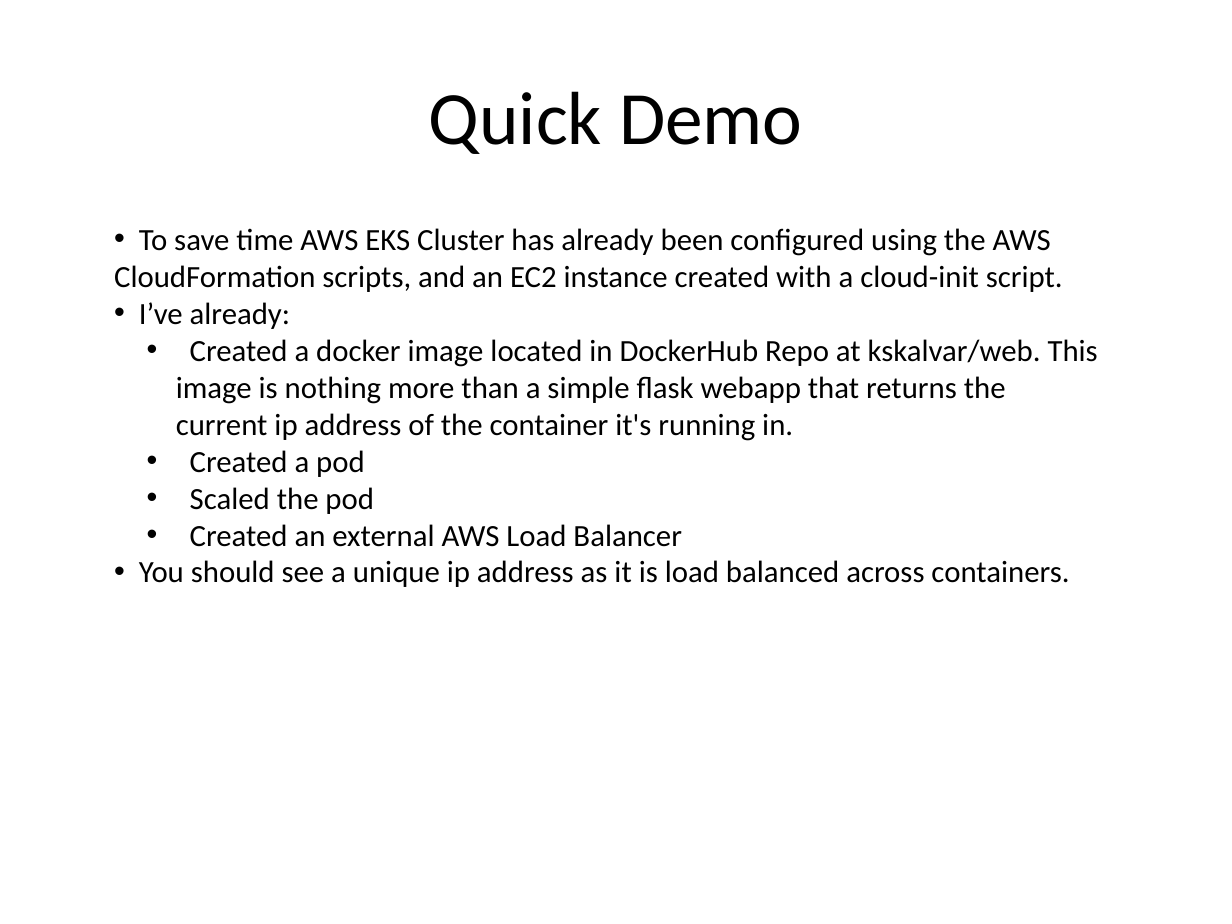
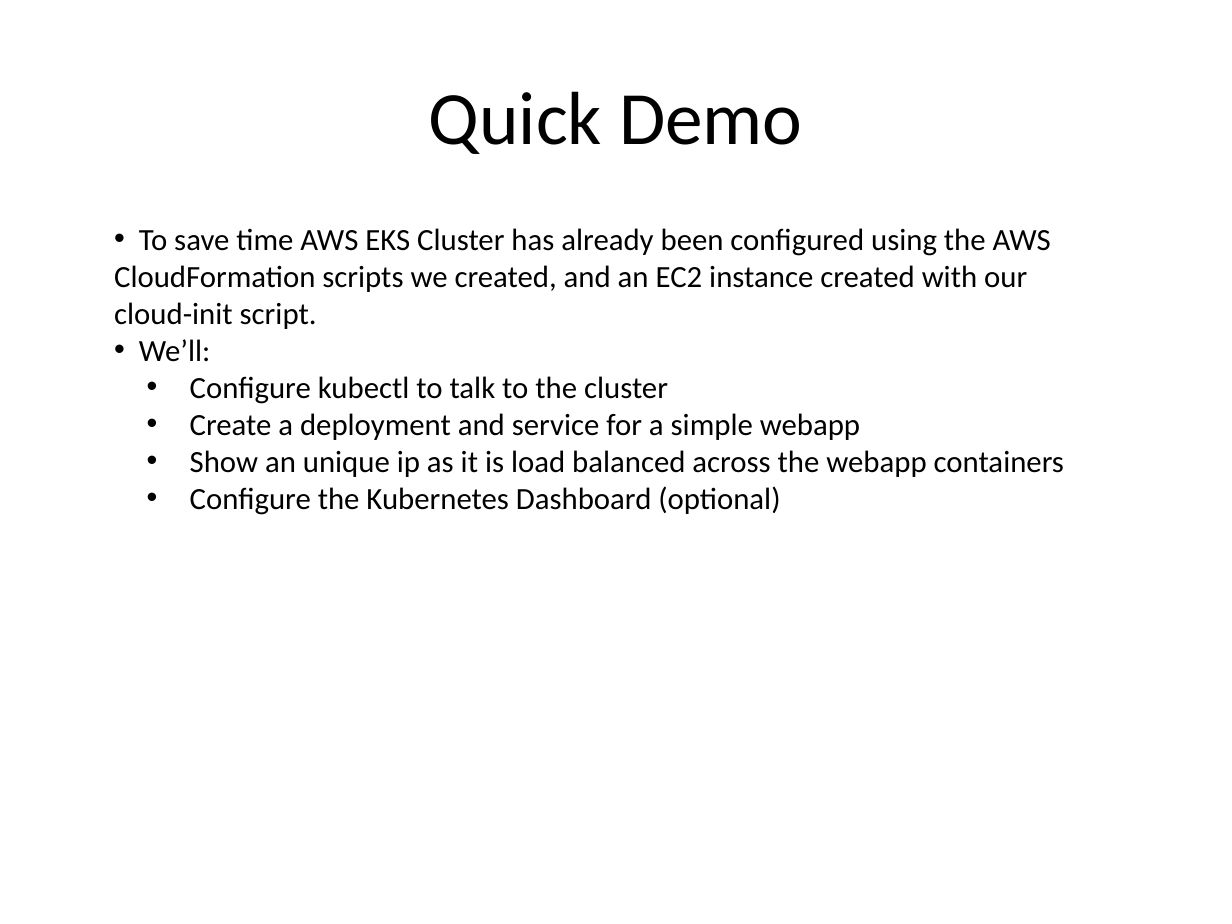
Before and after one commit to kskalvar/aws-eks-cluster-quickstart, a slide deck: slide 9 of slides/AWS-EKS-Cluster-Quickstart.pptx. Drawn at 1232x924 pixels with LibreOffice and Linux fonts; fonts in the diff are those of the drawing; background and template pictures are left out. Boxes give left, top, right and bottom in pixels: in the first picture for what was removed or moved away, otherwise in the second. Text is boxed around its words. In the diff, an @@ line names an element or a change of style, - is before the commit and + after.

Commit message:
Updated slides

```diff
--- a/slides/AWS-EKS-Cluster-Quickstart.pptx
+++ b/slides/AWS-EKS-Cluster-Quickstart.pptx
@@ text at box(114, 228, 1064, 515): text changed @@
-• To save time AWS EKS Cluster has already been configured using the AWS CloudFormation scripts, and an EC2 instance created with a cloud-init script.
-• I’ve already:
-  • Created a docker image located in DockerHub Repo at kskalvar/web. This image is nothing more than a simple flask webapp that returns the current ip address of the container it's running in.
-  • Created a pod
-  • Scaled the pod
-  • Created an external AWS Load Balancer
-• You should see a unique ip address as it is load balanced across containers.
+• To save time AWS EKS Cluster has already been configured using the AWS CloudFormation scripts we created, and an EC2 instance created with our cloud-init script.
+• We’ll:
+  • Configure kubectl to talk to the cluster
+  • Create a deployment and service for a simple webapp
+  • Show an unique ip as it is load balanced across the webapp containers
+  • Configure the Kubernetes Dashboard (optional)
```
Also in this commit, not shown: 4 other slides changed.
